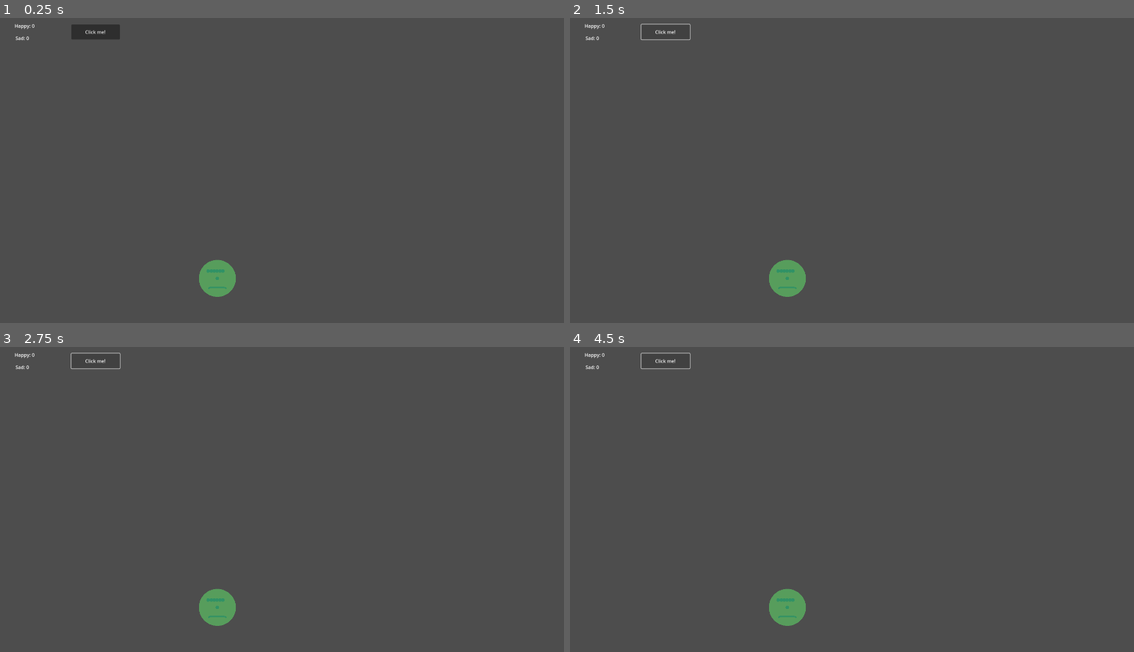
Above: before the commit, frames 1-4 (two rows, left to right).
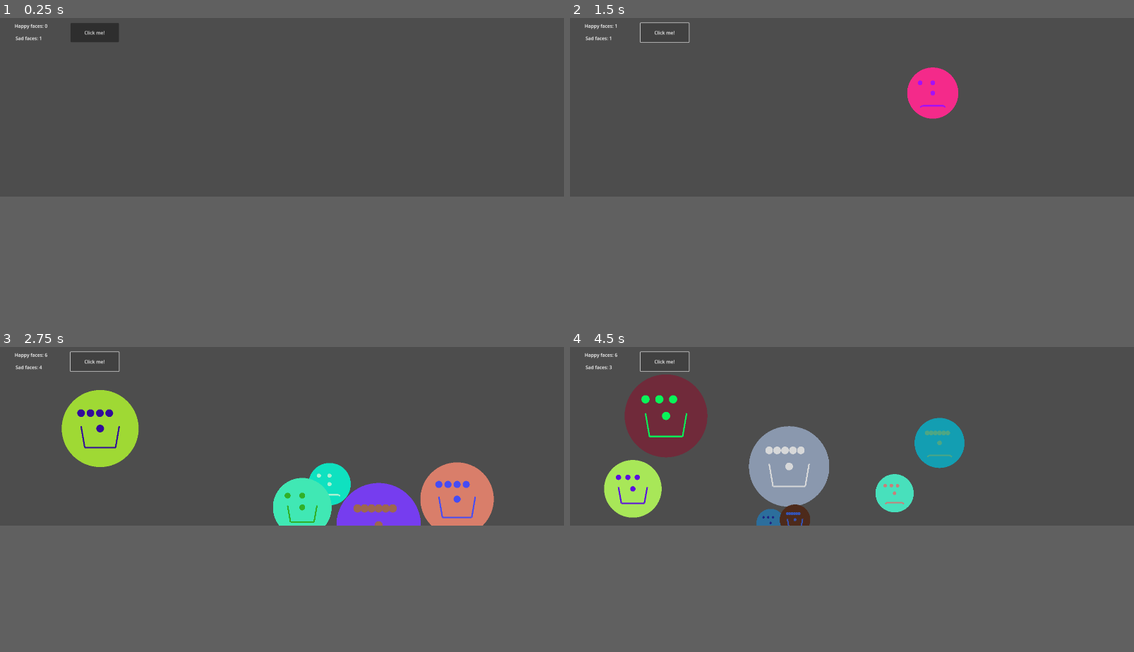
Above: after the commit, the same moments.

Repository: ArmandTUD/A00029737_cc_CAtest
Game: Godot game, scene res://main.tscn
Same seed, same stepped clock (60 frames per second), same inputs: the game is played once before the commit and once after it.
Inputs:
- Up to frame 1 (0.25 s): no input
- Up to frame 2 (1.5 s): click "Click me!" at 0.5 s; click "Click me!" at 1.25 s
- Up to frame 3 (2.75 s): click "Click me!" at 2 s
- Up to frame 4 (4.5 s): tap Enter at 2.75, 4.25 s; tap Space at 3.5 s
The window is 799x449 before the commit and 799x270 after it. Grey fills any space a smaller window leaves; there, only what the larger window draws over its background counts as a difference.

The runs differ from the first frame. In frame 1, 0.8% of the frame differs, in the area x 4-42%, y 1-92%; in frame 2, 2.1%; in frame 3, 9.5%; in frame 4, 11%, in the area x 4-70%, y 1-92%.

Commit message:
added main button fucntion which calls fun when clicked.

Diff:
--- a/main.gd
+++ b/main.gd
@@ -5,10 +5,22 @@
 var y_res = 1920
 
 
+func _ready() -> void:
+	pass
+
 func _process(delta: float) -> void:
 	pass
 
+func buttonpress():
+	print("pressed")
+
 func create_faces() -> void:
+	var happy_label = $HappyLabel
+	var sad_label = $SadLabel
+
+	var total_happy = 0
+	var total_sad = 0
+
 	var faces_generated = randi_range(1, 10)
 
 	for i in range(faces_generated):
@@ -19,8 +31,12 @@
 		var face_type = randi_range(1, 2)
 		var random_face_color = Color8(randi_range(1,250),randi_range(1,250),randi_range(1,250))
 
+
+
 		#happy faces
 		if face_type == 1:
+			total_happy = total_happy + 1
+
 			#Face
 			draw_circle(pos, radius, random_face_color)
 
@@ -48,6 +64,8 @@
 
 		#sad faces
 		elif face_type == 2:
+			total_sad = total_sad + 1
+
 			#Face
 			draw_circle(pos, radius, random_face_color)
 
@@ -73,6 +91,14 @@
 				draw_circle(eye_pos, radius/10, random_line_color)
 				pass
 
+	sad_label.text = "Sad faces: " + str(total_sad)
+	happy_label.text = "Happy faces: " + str(total_happy)
+
+
 
 func _draw() -> void:
 	create_faces()
+
+
+func _on_button_pressed() -> void:
+	queue_redraw()
--- a/main.tscn
+++ b/main.tscn
@@ -6,10 +6,10 @@
 script = ExtResource("1_ig7tw")
 
 [node name="Button" type="Button" parent="."]
-offset_left = 243.0
-offset_top = 63.0
-offset_right = 408.0
-offset_bottom = 114.0
+offset_left = 240.0
+offset_top = 58.0
+offset_right = 405.0
+offset_bottom = 123.0
 text = "Click me!"
 
 [node name="HappyLabel" type="Label" parent="."]
@@ -25,3 +25,5 @@
 offset_right = 163.0
 offset_bottom = 152.0
 text = "Sad: 0"
+
+[connection signal="pressed" from="Button" to="." method="_on_button_pressed"]
--- a/project.godot
+++ b/project.godot
@@ -18,7 +18,6 @@
 [display]
 
 window/size/viewport_width=1920
-window/size/viewport_height=1080
 
 [dotnet]
 
